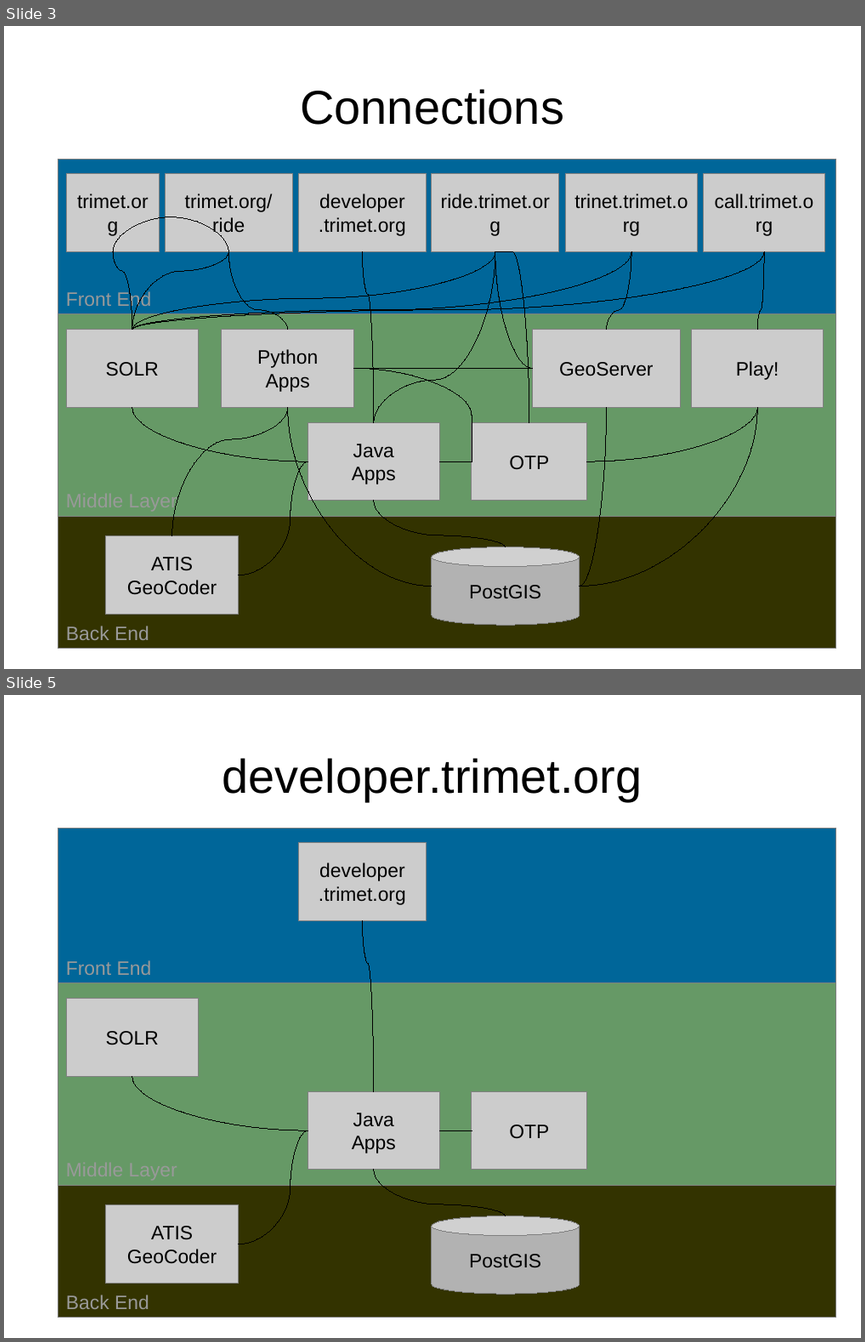
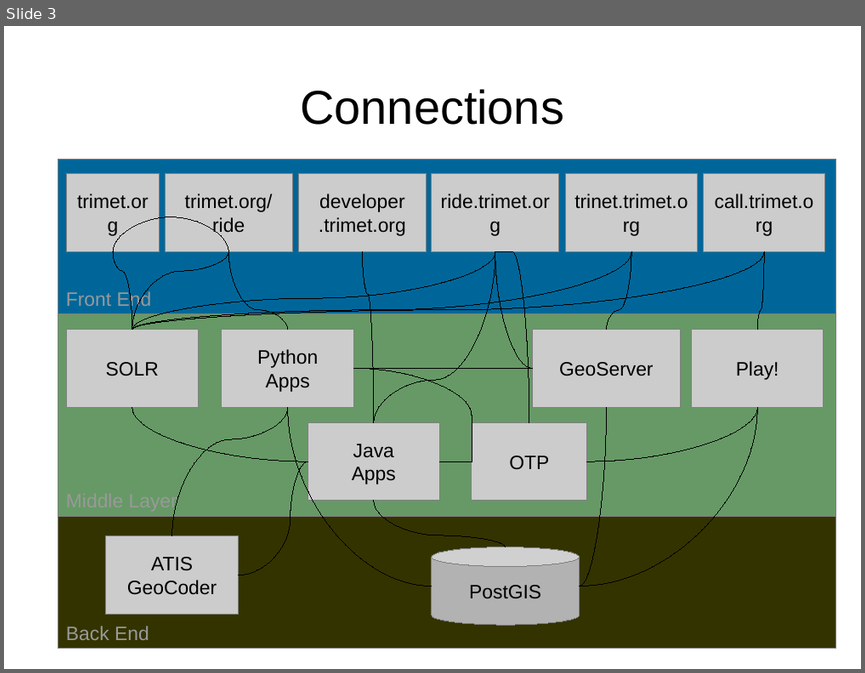
Before and after one commit to OpenTransitTools/docs, a slide deck: trimet/TriMet Trip Planning Middleware Architecture.odp. Shown one above the other, each under a label of ours: slides 3 and 5 before the commit, slide 3 after it; the slides between them are not shown. The pictures are 865x1342 and 865x673 pixels, drawn with LibreOffice and Linux fonts; fonts in the diff are those of the drawing. Boxes give left, top, right and bottom in pixels: in the first picture for what was removed or moved away, otherwise in the second. Text is boxed around its words. In the diff, an @@ line names an element or a change of style, - is before the commit and + after.

```diff
--- a/trimet/TriMet Trip Planning Middleware Architecture.odp
+++ b/trimet/TriMet Trip Planning Middleware Architecture.odp
@@ slide 5 removed at <box>4,695,861,1338</box>, background #FFFFFF @@
@@ title removed at <box>222,758,642,801</box> @@
-developer.trimet.org
@@ rectangle removed at <box>58,828,836,982</box> @@
-Front End
@@ rectangle removed at <box>299,843,426,920</box> @@
-developer
-.trimet.org
@@ curved line removed from (363, 920) to (374, 1091) @@
@@ rectangle removed at <box>58,982,836,1185</box> @@
@@ rectangle removed at <box>66,998,199,1076</box> @@
-SOLR
@@ curved line removed from (308, 1130) to (132, 1076) @@
@@ rectangle removed at <box>308,1091,440,1169</box> @@
-Java
-Apps
@@ rectangle removed at <box>472,1091,587,1169</box> @@
-OTP
@@ curved line removed from (308, 1130) to (238, 1244) @@
@@ curved line removed from (440, 1130) to (472, 1130) @@
@@ curved line removed from (506, 1216) to (374, 1169) @@
@@ rectangle removed at <box>58,1185,836,1317</box> @@
-Back End
@@ rectangle removed at <box>106,1205,238,1283</box> @@
-ATIS
-GeoCoder
@@ cylinder removed at <box>432,1216,579,1293</box> @@
-PostGIS
```
Also in this commit, not shown: 1 slide changed, 2 other slides removed, 2 other files.
